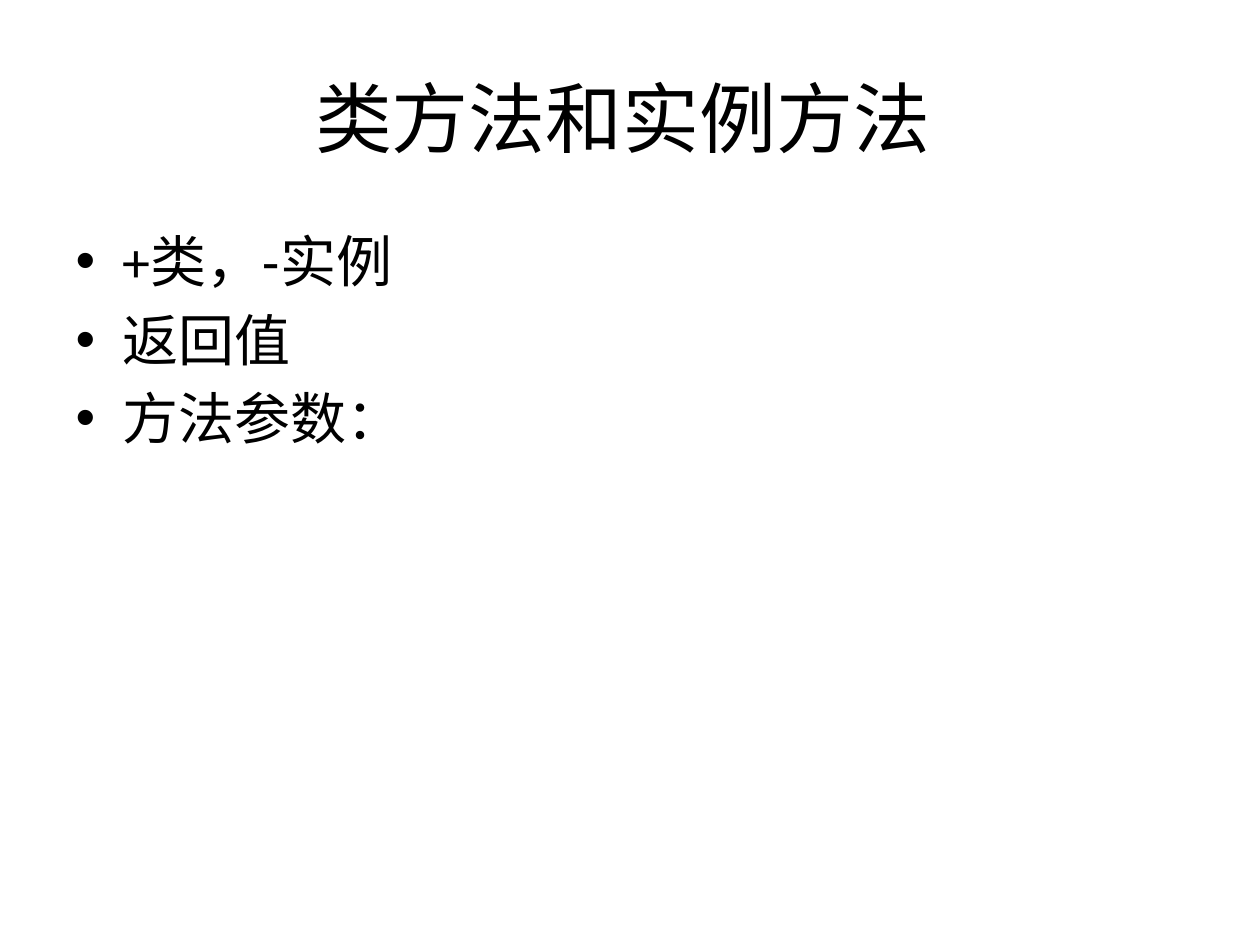
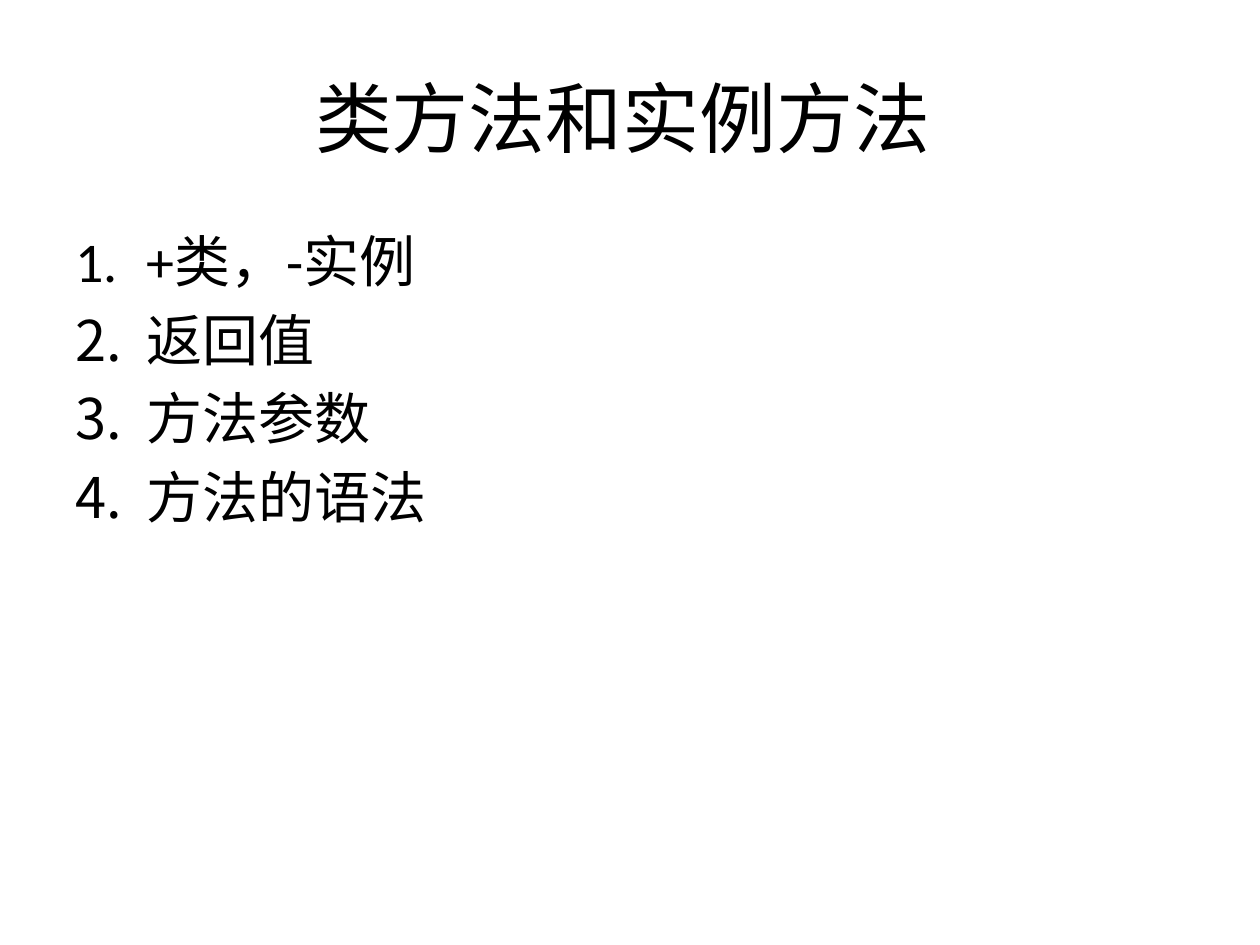
Before and after one commit to Jaykong/Programming_In_OC, a slide deck: slide 19 of CoursePPT/chap3_class_object_method.pptx (slide 6 before the commit). Drawn at 1260x945 pixels with LibreOffice and Linux fonts; fonts in the diff are those of the drawing. Boxes give left, top, right and bottom in pixels: in the first picture for what was removed or moved away, otherwise in the second. Text is boxed around its words. In the diff, an @@ line names an element or a change of style, - is before the commit and + after.

```diff
--- a/CoursePPT/chap3_class_object_method.pptx
+++ b/CoursePPT/chap3_class_object_method.pptx
@@ text at [146,235,415,366]: bullet • to 1. @@
@@ text at [146,391,426,523]: text changed @@
-• 方法参数：
+3. 方法参数
+4. 方法的语法
```
Also in this commit, not shown: 6 other slides changed, 30 slides added, 2 slides removed, 1 other file.
